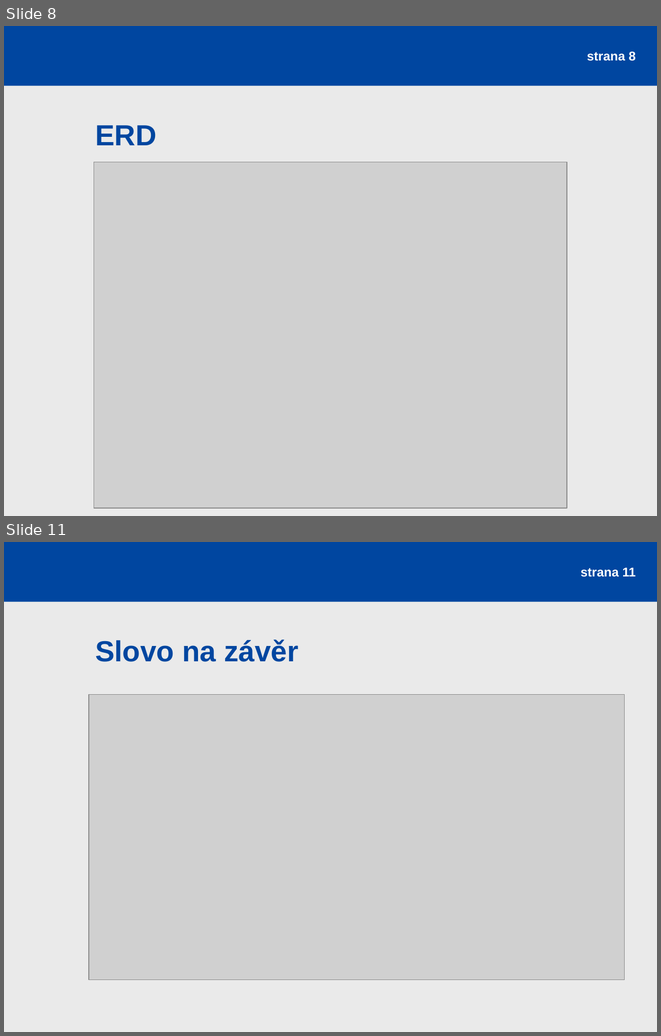
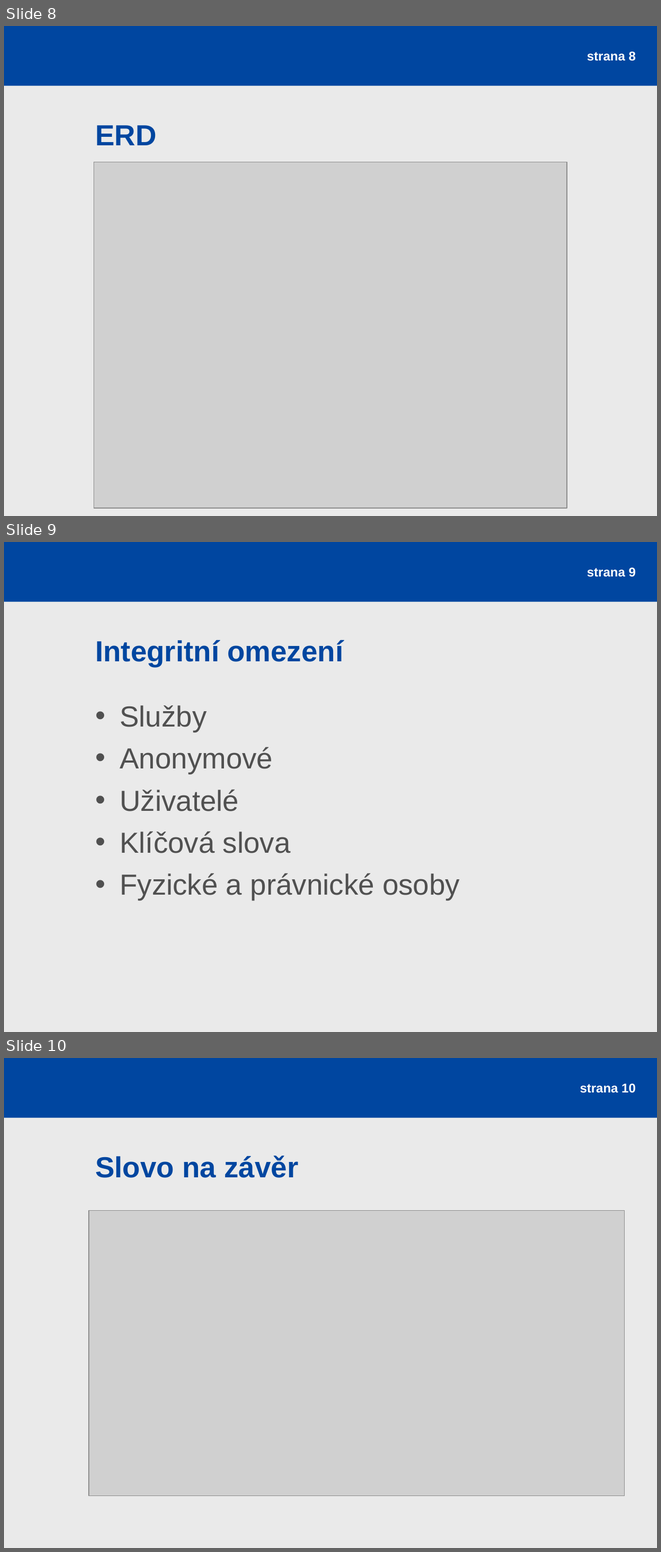
Before and after one commit to rajzik/databaze, a slide deck: prezentace.ppt. Shown one above the other, each under a label of ours: slides 8 and 11 before the commit, slides 8, 9 and 10 after it; the slides between them are not shown. The pictures are 661x1036 and 661x1552 pixels, drawn with LibreOffice and Linux fonts; fonts in the diff are those of the drawing; grey boxes stand for pictures. Boxes give left, top, right and bottom in pixels: in the first picture for what was removed or moved away, otherwise in the second. Text is boxed around its words. In the diff, an @@ line names an element or a change of style, - is before the commit and + after.

```diff
--- a/prezentace.ppt
+++ b/prezentace.ppt
@@ slide 9 added at [4,542,657,1032], background #EAEAEA; not listed: 1 template element that a slide beside it also shows @@
@@ page number added at [587,567,636,577], 14 pt, text #FFFFFF, bold @@
+strana 9
@@ title added at [95,640,343,667], 32 pt, text #0046A0, bold @@
+Integritní omezení
@@ text added at [120,705,460,900], 32 pt, text #505050 @@
+• Služby
+• Anonymové
+• Uživatelé
+• Klíčová slova
+• Fyzické a právnické osoby
@@ what was slide 11 is now slide 10 @@
@@ page number at [580,1083,636,1093]: text changed @@
-strana 11
+strana 10
```
Also in this commit, not shown: 1 slide changed, 2 slides removed.
